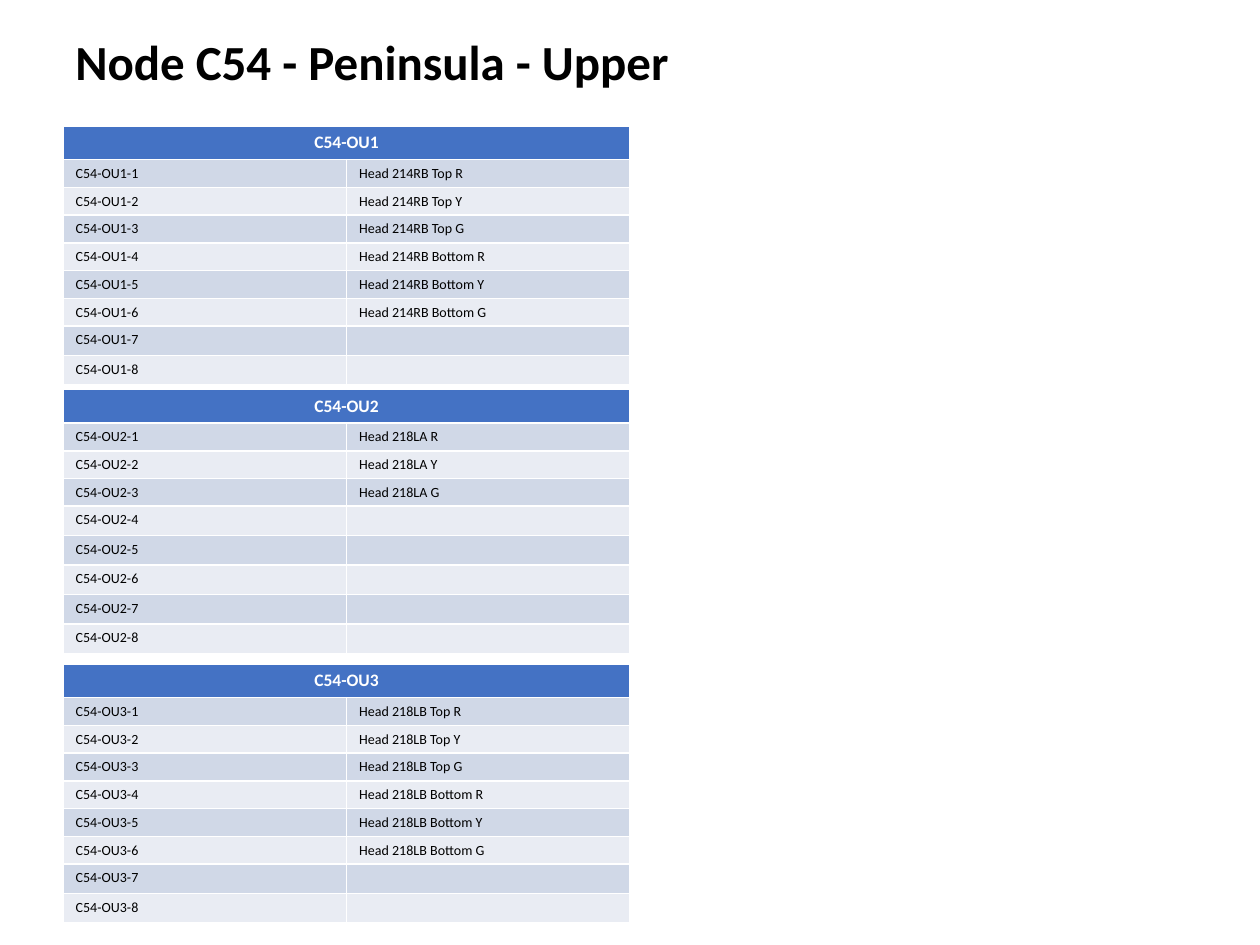
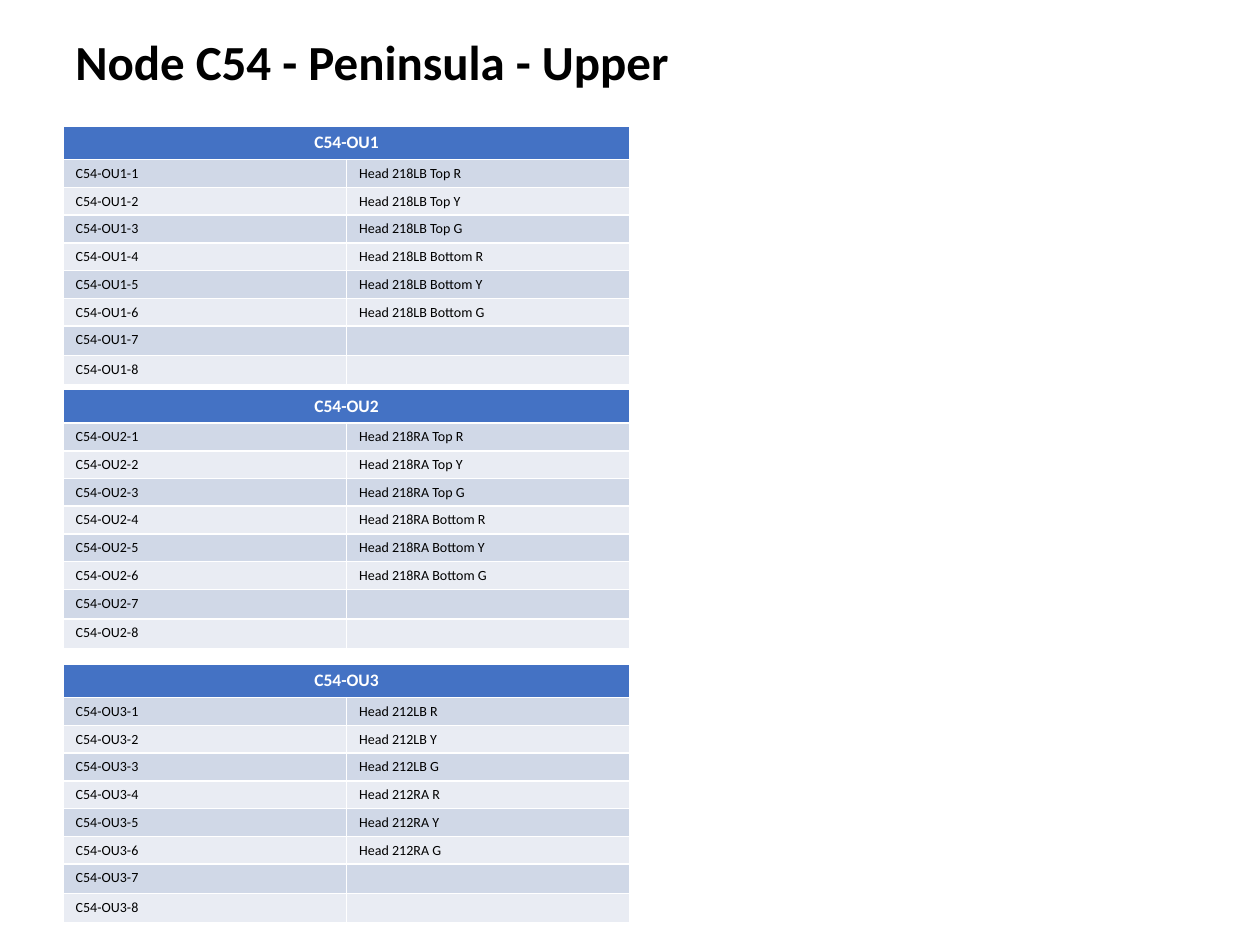
Before and after one commit to lnevo/hart, a slide deck: slide 23 of docs/wiring/Wiring_Schematic.pptx (slide 22 before the commit). Drawn at 1260x945 pixels with LibreOffice and Linux fonts; fonts in the diff are those of the drawing. Boxes give left, top, right and bottom in pixels: in the first picture for what was removed or moved away, otherwise in the second. Text is boxed around its words. In the diff, an @@ line names an element or a change of style, - is before the commit and + after.

```diff
--- a/docs/wiring/Wiring_Schematic.pptx
+++ b/docs/wiring/Wiring_Schematic.pptx
@@ table at (63,126,630,378) @@
-row 2, column 2: Head 214RB Top R
+row 2, column 2: Head 218LB Top R
-row 3, column 2: Head 214RB Top Y
+row 3, column 2: Head 218LB Top Y
-row 4, column 2: Head 214RB Top G
+row 4, column 2: Head 218LB Top G
-row 5, column 2: Head 214RB Bottom R
+row 5, column 2: Head 218LB Bottom R
-row 6, column 2: Head 214RB Bottom Y
+row 6, column 2: Head 218LB Bottom Y
-row 7, column 2: Head 214RB Bottom G
+row 7, column 2: Head 218LB Bottom G
@@ table at (63,389,630,641) @@
-row 2, column 2: Head 218LA R
+row 2, column 2: Head 218RA Top R
-row 3, column 2: Head 218LA Y
+row 3, column 2: Head 218RA Top Y
-row 4, column 2: Head 218LA G
+row 4, column 2: Head 218RA Top G
-row 5, column 2: 
+row 5, column 2: Head 218RA Bottom R
-row 6, column 2: 
+row 6, column 2: Head 218RA Bottom Y
-row 7, column 2: 
+row 7, column 2: Head 218RA Bottom G
@@ table at (63,664,630,916) @@
-row 2, column 2: Head 218LB Top R
+row 2, column 2: Head 212LB R
-row 3, column 2: Head 218LB Top Y
+row 3, column 2: Head 212LB Y
-row 4, column 2: Head 218LB Top G
+row 4, column 2: Head 212LB G
-row 5, column 2: Head 218LB Bottom R
+row 5, column 2: Head 212RA R
-row 6, column 2: Head 218LB Bottom Y
+row 6, column 2: Head 212RA Y
-row 7, column 2: Head 218LB Bottom G
+row 7, column 2: Head 212RA G
```
Also in this commit, not shown: 19 other slides changed, 2 slides added, 1 slide removed, 14 other files.
